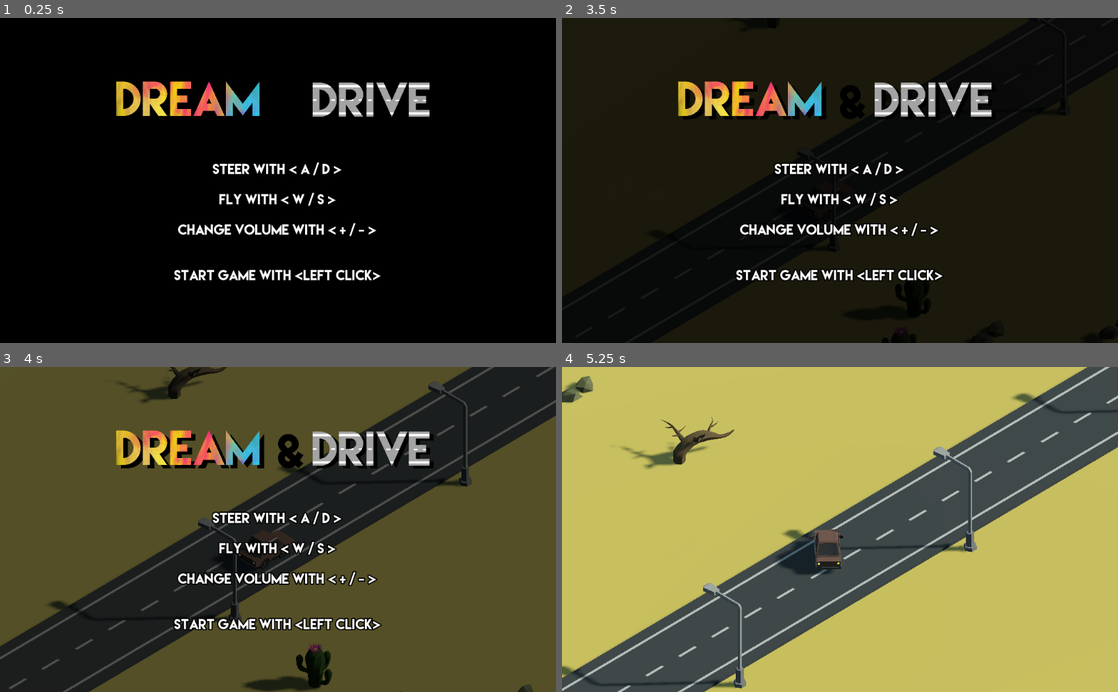
Above: before the commit, frames 1-4 (two rows, left to right).
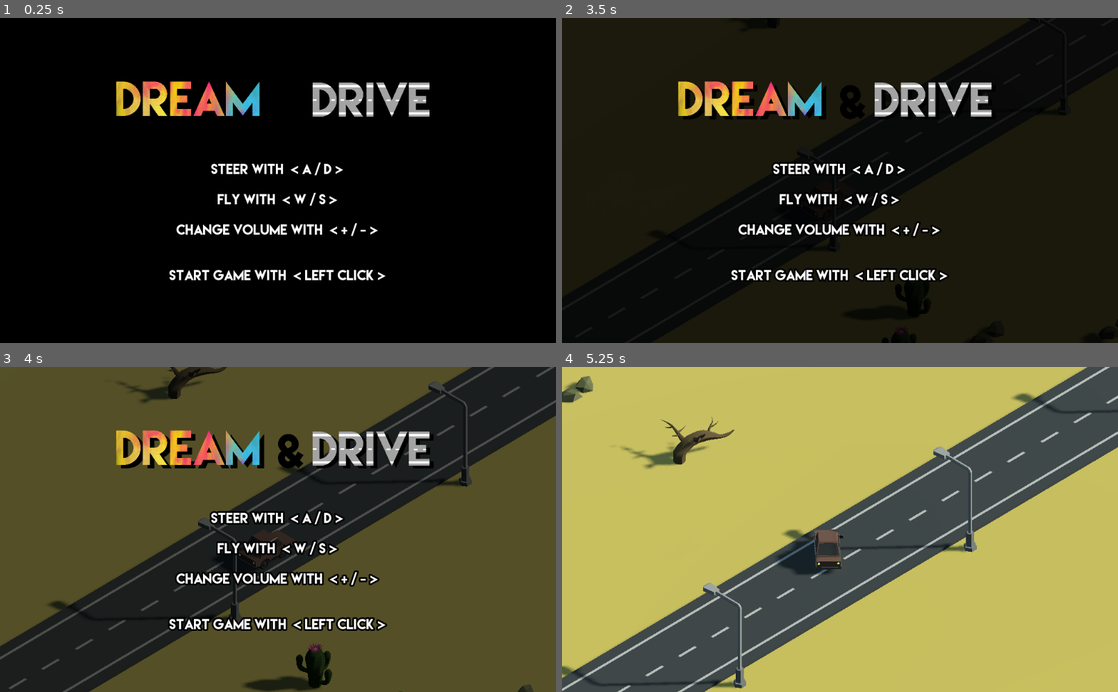
Above: after the commit, the same moments.

Repository: nheeb/dreamanddrive
Game: Godot game, scene res://Logic/Main.tscn
Two runs of this game, one before a commit and one after it. Both use one fixed random seed, a clock stepped at 60 frames per second and the inputs below. The engine's default icon, where the game draws it, is replaced by a stand-in: a white triangle on a blue panel in a dark square.
Inputs (mouse positions are in pixels of both pictures, inside the frame that each line leads up to):
- Up to frame 1 (0.25 s): no input
- Up to frame 2 (3.5 s): tap Enter at 0.5, 2 s; move the mouse to (962, 164) at 0.52 s; hold D (steer_right) 0.53-1.28 s; click (962, 164) at 0.6 s; tap Space at 1.25, 2.75 s; move the mouse to (728, 196) at 1.27 s; hold S (fly_down) 1.28-2.03 s; click (728, 196) at 1.35 s; move the mouse to (895, 109) at 2.02 s; hold D (steer_right) 2.03-2.78 s; click (895, 109) at 2.1 s; move the mouse to (812, 245) at 2.77 s; hold W (fly_up) from 2.78 s (still down); click (812, 245) at 2.85 s
- Up to frame 3 (4 s): move the mouse to (444, 578) at 3.52 s; release W (fly_up) at 3.53 s; hold A (steer_left) from 3.53 s (still down); click (444, 578) at 3.6 s
- Up to frame 4 (5.25 s): move the mouse to (673, 480) at 4.27 s; click (673, 480) at 4.35 s; move the mouse to (867, 529) at 5.02 s; release A (steer_left) at 5.03 s; hold S (fly_down) from 5.03 s (still down); click (867, 529) at 5.1 s

The runs differ from the first frame. In frame 1, 2.3% of the frame differs, in the area x 30-70%, y 44-81%; in frame 2, 2.5%; in frame 3, 3.1%, in the area x 30-70%, y 44-82%; in frame 4, nothing differs.

Commit message:
Screenshots

Diff:
--- a/Logic/Main.tscn
+++ b/Logic/Main.tscn
@@ -148,7 +148,7 @@
 
 [sub_resource type="DynamicFont" id=4]
 size = 24
-outline_size = 2
+outline_size = 3
 outline_color = Color( 0, 0, 0, 1 )
 font_data = ExtResource( 4 )
 
@@ -228,14 +228,14 @@
 size_flags_horizontal = 3
 size_flags_vertical = 3
 custom_fonts/font = SubResource( 4 )
-text = "Steer with < A / D >
-
-Fly with < W / S >
-
-Change volume with < + / - >
-
-
-Start Game with <Left Click>"
+text = "Steer with  < A / D >
+
+Fly with  < W / S >
+
+Change volume with  < + / - >
+
+
+Start Game with  < Left Click >"
 align = 1
 valign = 1
 
Binary file added: Blender/screen1.png
Binary file added: Blender/screen2.png
Binary file added: Blender/screen3.png
Binary file added: Blender/screen4.png
Binary file added: Blender/thumb.png
Binary file added: Blender/thumb630.png
Binary file added: Blender/thumb630lowsaturation.png
Not shown, added: Blender/screens.xcf
Not shown, added: Blender/thumb.xcf
